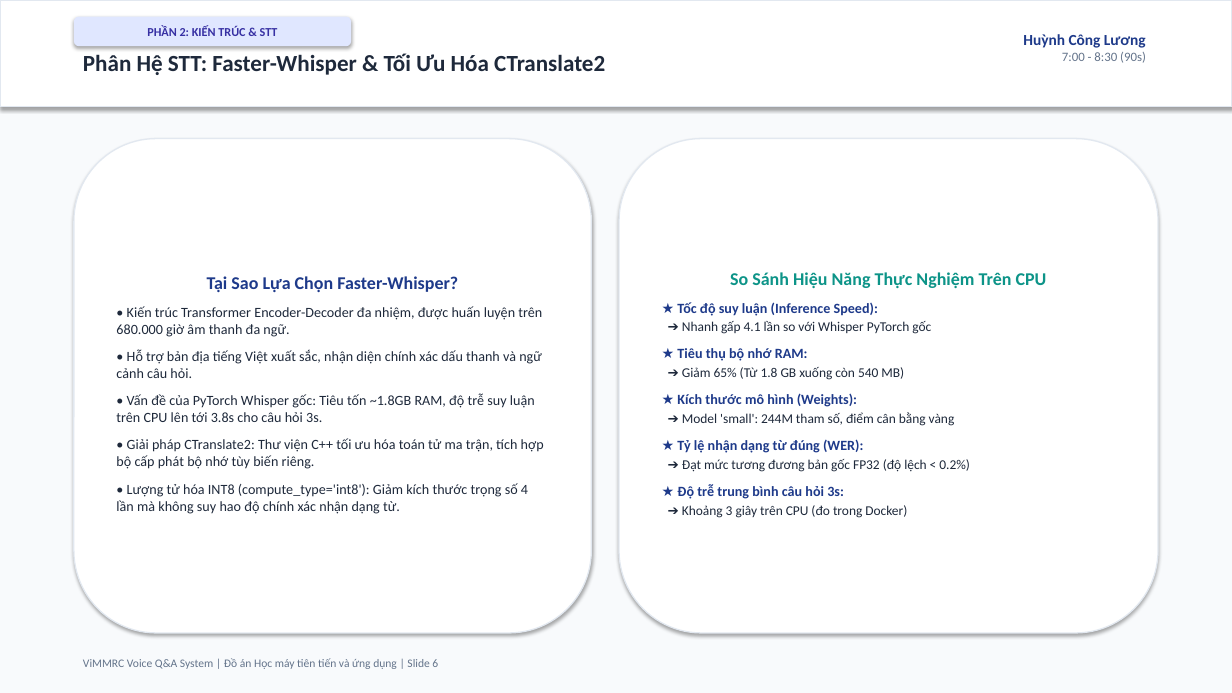
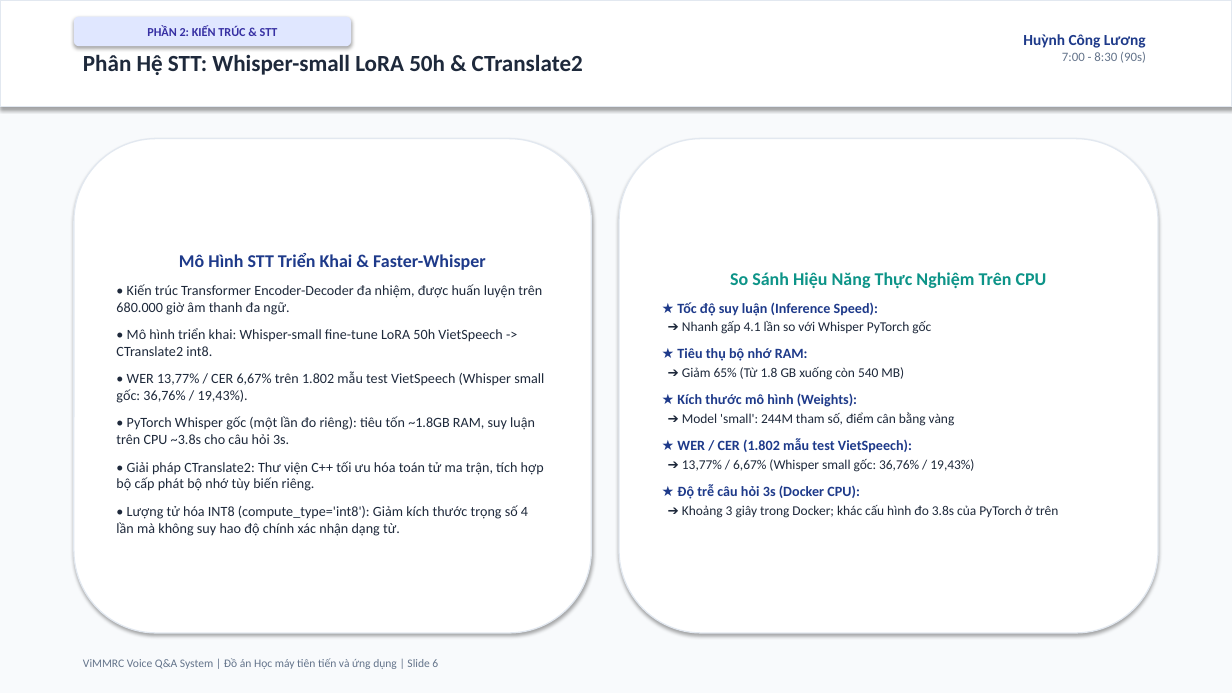
Before and after one commit to ngohuy04022000/vimmrc-qa-voice, a slide deck: slide 6 of docs/ViMMRC_Presentation_30min.pptx. Drawn at 1232x693 pixels with LibreOffice and Linux fonts; fonts in the diff are those of the drawing. Boxes give left, top, right and bottom in pixels: in the first picture for what was removed or moved away, otherwise in the second. Text is boxed around its words. In the diff, an @@ line names an element or a change of style, - is before the commit and + after.

```diff
--- a/docs/ViMMRC_Presentation_30min.pptx
+++ b/docs/ViMMRC_Presentation_30min.pptx
@@ text at bbox=[83, 54, 583, 75]: text changed @@
-Phân Hệ STT: Faster-Whisper & Tối Ưu Hóa CTranslate2
+Phân Hệ STT: Whisper-small LoRA 50h & CTranslate2
@@ text in rounded rectangle at bbox=[179, 253, 486, 270]: text changed @@
-Tại Sao Lựa Chọn Faster-Whisper?
+Mô Hình STT Triển Khai & Faster-Whisper
@@ text in rounded rectangle at bbox=[116, 328, 544, 444]: text changed @@
-• Hỗ trợ bản địa tiếng Việt xuất sắc, nhận diện chính xác dấu thanh và ngữ cảnh câu hỏi.
-• Vấn đề của PyTorch Whisper gốc: Tiêu tốn ~1.8GB RAM, độ trễ suy luận trên CPU lên tới 3.8s cho câu hỏi 3s.
+• Mô hình triển khai: Whisper-small fine-tune LoRA 50h VietSpeech -> CTranslate2 int8.
+• WER 13,77% / CER 6,67% trên 1.802 mẫu test VietSpeech (Whisper small gốc: 36,76% / 19,43%).
+• PyTorch Whisper gốc (một lần đo riêng): tiêu tốn ~1.8GB RAM, suy luận trên CPU ~3.8s cho câu hỏi 3s.
@@ text in rounded rectangle at bbox=[677, 438, 1059, 518]: text changed @@
-★ Tỷ lệ nhận dạng từ đúng (WER):
-➔ Đạt mức tương đương bản gốc FP32 (độ lệch < 0.2%)
-★ Độ trễ trung bình câu hỏi 3s:
-➔ Khoảng 3 giây trên CPU (đo trong Docker)
+★ WER / CER (1.802 mẫu test VietSpeech):
+➔ 13,77% / 6,67% (Whisper small gốc: 36,76% / 19,43%)
+★ Độ trễ câu hỏi 3s (Docker CPU):
+➔ Khoảng 3 giây trong Docker; khác cấu hình đo 3.8s của PyTorch ở trên
```
Also in this commit, not shown: 19 other slides changed, 11 other files.
